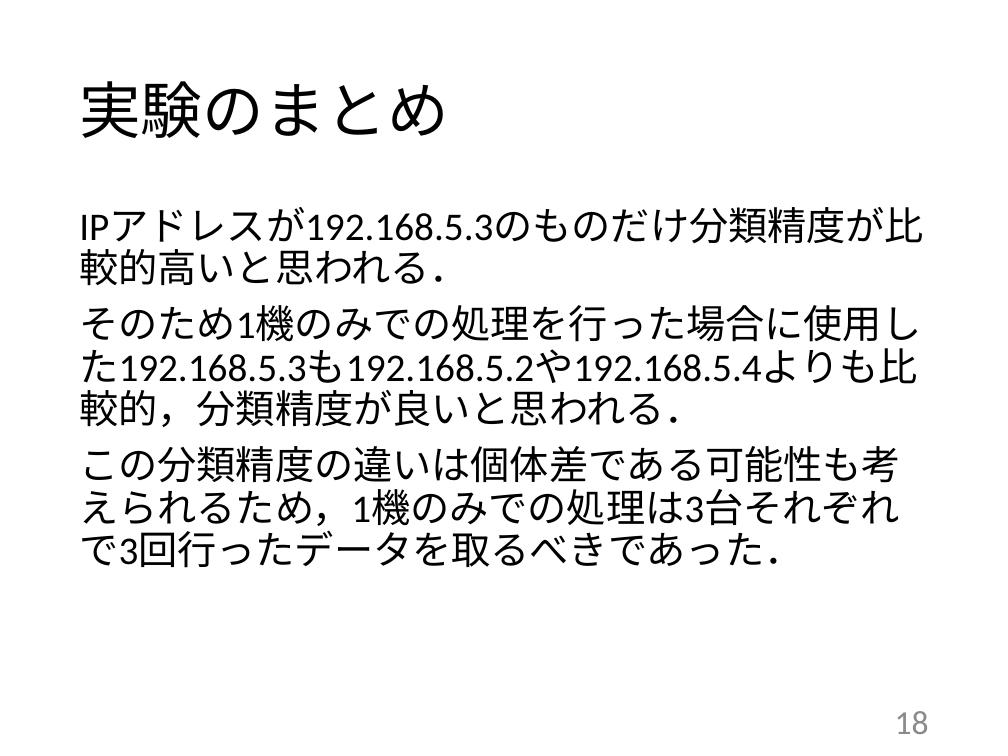
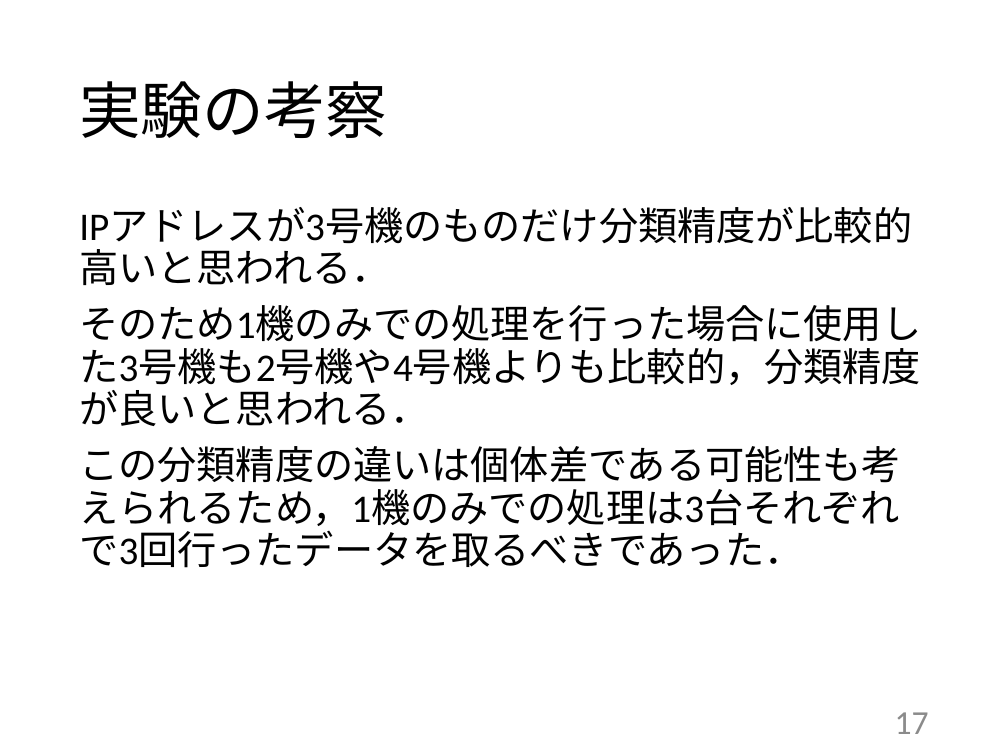
Before and after one commit to kait-takanolab/1821144-yoshii-thesis, a slide deck: slide 17 of 発表用スライド/1821144_卒研発表.pptx (slide 18 before the commit). Drawn at 1008x756 pixels with LibreOffice and Linux fonts; fonts in the diff are those of the drawing. Boxes give left, top, right and bottom in pixels: in the first picture for what was removed or moved away, otherwise in the second. Text is boxed around its words. In the diff, an @@ line names an element or a change of style, - is before the commit and + after.

```diff
--- a/発表用スライド/1821144_卒研発表.pptx
+++ b/発表用スライド/1821144_卒研発表.pptx
@@ title at [79, 81, 387, 138]: text changed @@
-実験のまとめ
+実験の考察
@@ text at [79, 305, 921, 426]: text changed @@
-IPアドレスが192.168.5.3のものだけ分類精度が比較的高いと思われる．
-そのため1機のみでの処理を行った場合に使用した192.168.5.3も192.168.5.2や192.168.5.4よりも比較的，分類精度が良いと思われる．
+IPアドレスが3号機のものだけ分類精度が比較的高いと思われる．
+そのため1機のみでの処理を行った場合に使用した3号機も2号機や4号機よりも比較的，分類精度が良いと思われる．
@@ page number at [895, 712, 929, 734]: text changed @@
-18
+17
```
Also in this commit, not shown: 11 other slides changed, 1 slide added, 2 slides removed, 4 other files.
